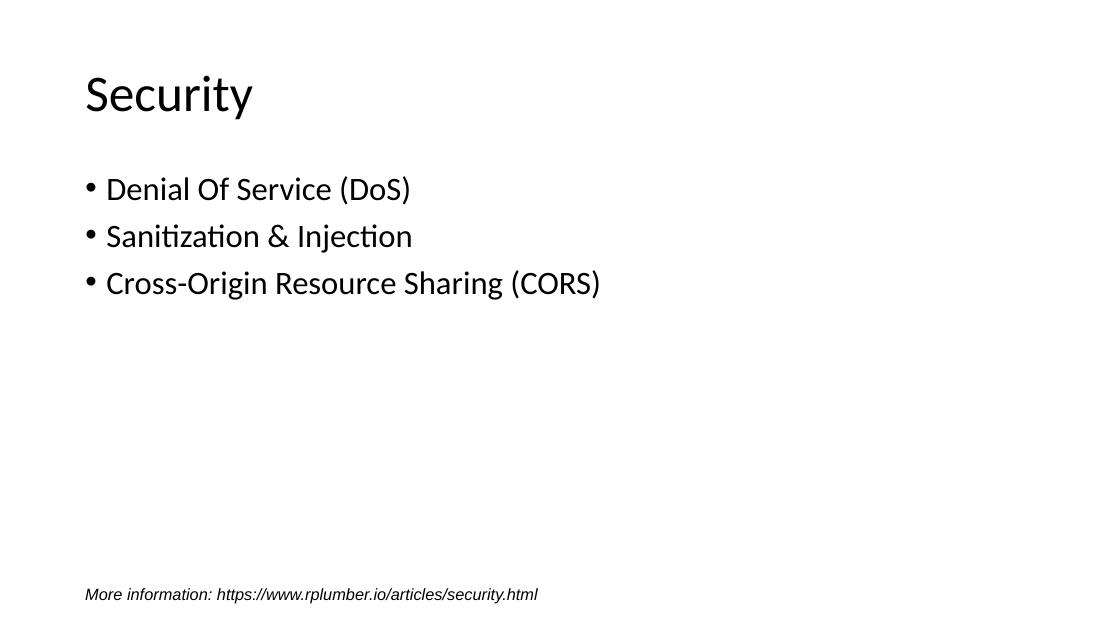
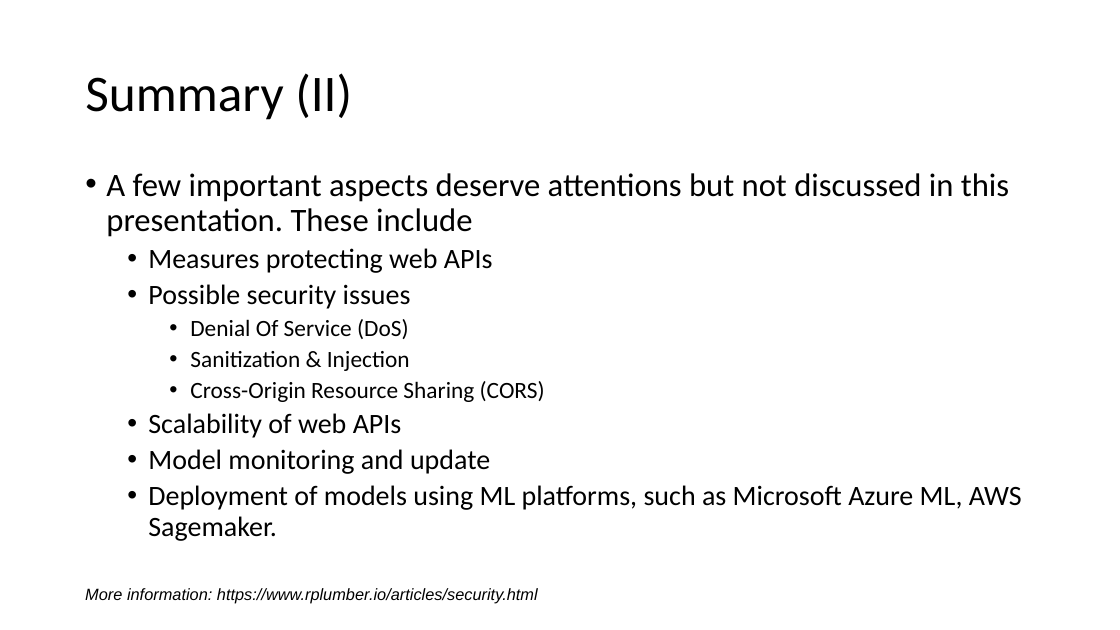
Before and after one commit to raymondowf/rconf-2020, a slide deck: slide 20 of slides.pptx (slide 18 before the commit). Drawn at 1120x630 pixels with LibreOffice and Linux fonts; fonts in the diff are those of the drawing; background and template pictures are left out. Boxes give left, top, right and bottom in pixels: in the first picture for what was removed or moved away, otherwise in the second. Text is boxed around its words. In the diff, an @@ line names an element or a change of style, - is before the commit and + after.

```diff
--- a/slides.pptx
+++ b/slides.pptx
@@ title at (85,73,352,120): text changed @@
-Security
+Summary (II)
@@ text at (106,173,1009,309): paragraphs added @@
+• A few important aspects deserve attentions but not discussed in this presentation. These include
+  • Measures protecting web APIs
+  • Possible security issues
@@ text at (190,319,545,402): size 28 to 20 pt in "Denial Of Service (DoS)", "Sanitization & Injection", "Cross-Origin Resource Sharing (CORS)"; list level 1 to 3 in "Denial Of Service (DoS)"; list level 1 to 3 in "Sanitization & Injection"; list level 1 to 3 in "Cross-Origin Resource Sharing (CORS)" @@
@@ text at (148,413,1022,541): paragraphs added @@
+  • Scalability of web APIs
+  • Model monitoring and update
+  • Deployment of models using ML platforms, such as Microsoft Azure ML, AWS Sagemaker.
```
Also in this commit, not shown: 9 other slides changed, 1 slide added, 3 other files.
